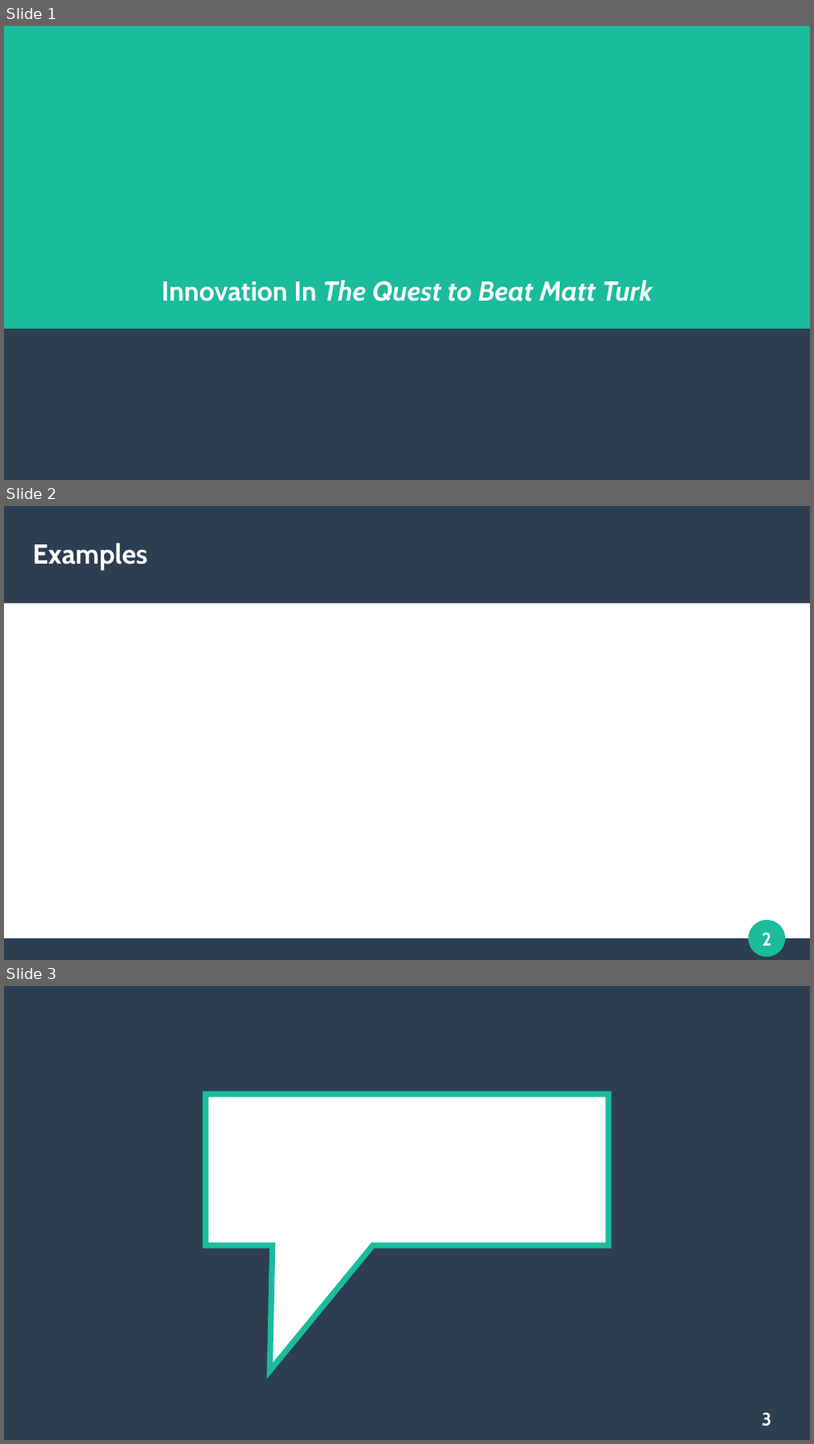
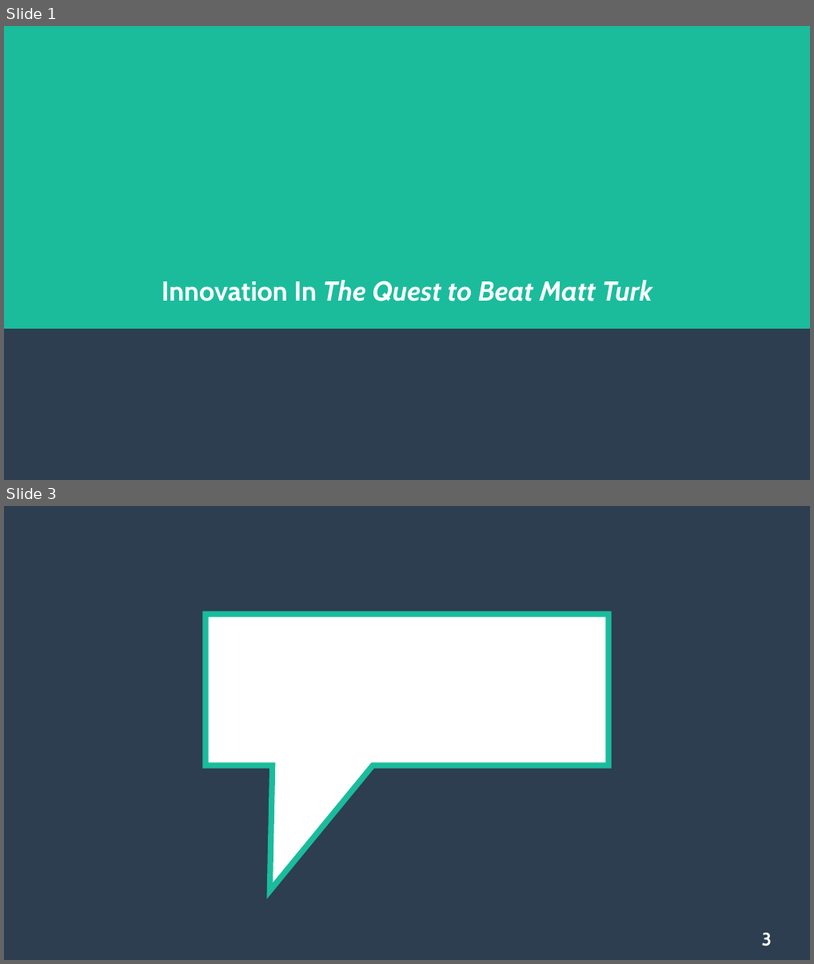
Before and after one commit to CrypticEntity/schoolwork9-10, a slide deck: English/presentation.odp. Shown one above the other, each under a label of ours: slides 1, 2 and 3 before the commit, slides 1 and 3 after it; the slides between them are not shown. The pictures are 814x1444 and 814x964 pixels, drawn with LibreOffice and Linux fonts; fonts in the diff are those of the drawing. Boxes give left, top, right and bottom in pixels: in the first picture for what was removed or moved away, otherwise in the second. Text is boxed around its words. In the diff, an @@ line names an element or a change of style, - is before the commit and + after.

Commit message:
update

```diff
--- a/English/presentation.odp
+++ b/English/presentation.odp
@@ slide 2 removed at (4, 506, 810, 960), background #FFFFFF @@
@@ freeform shape removed at (4, 506, 810, 604) @@
@@ title removed at (33, 543, 148, 570) @@
-Examples
@@ freeform shape removed at (750, 920, 786, 956) @@
@@ page number removed at (762, 932, 772, 945) @@
-2
@@ freeform shape removed at (4, 939, 810, 960) @@
```
Also in this commit, not shown: 1 slide added.
